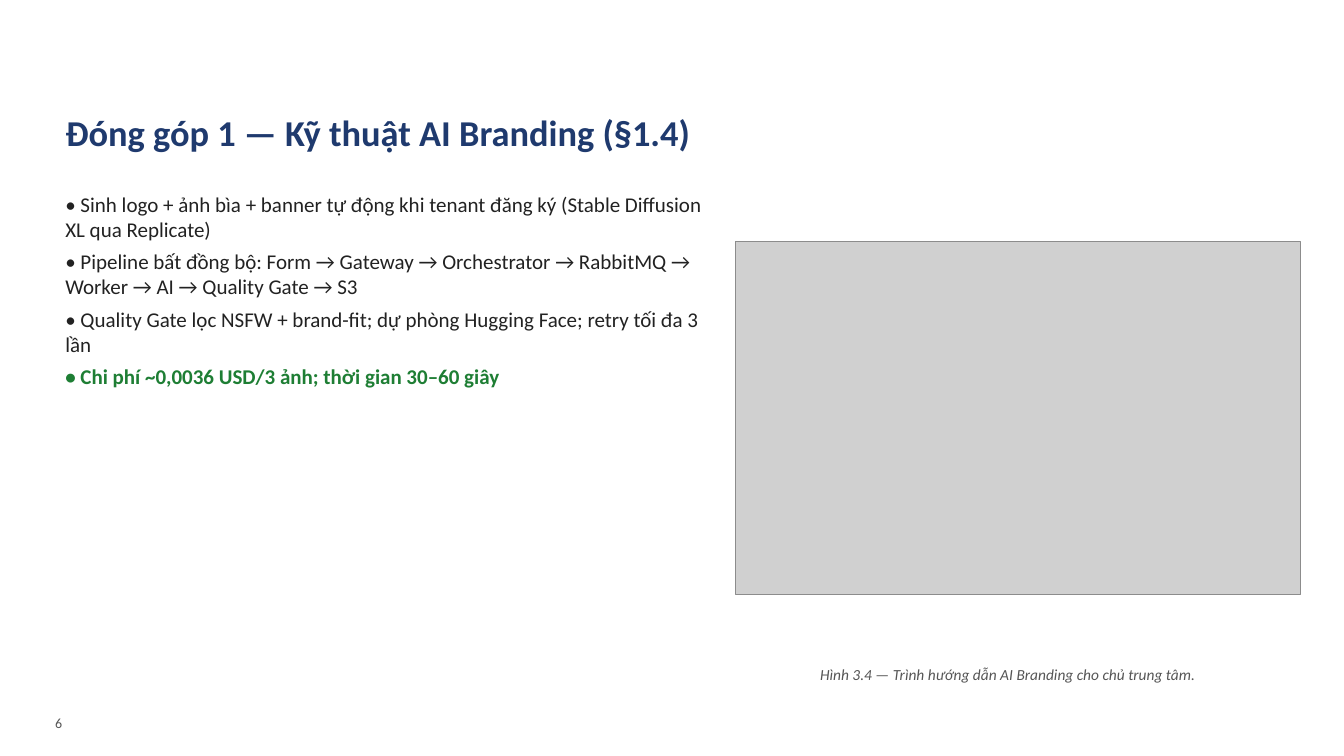
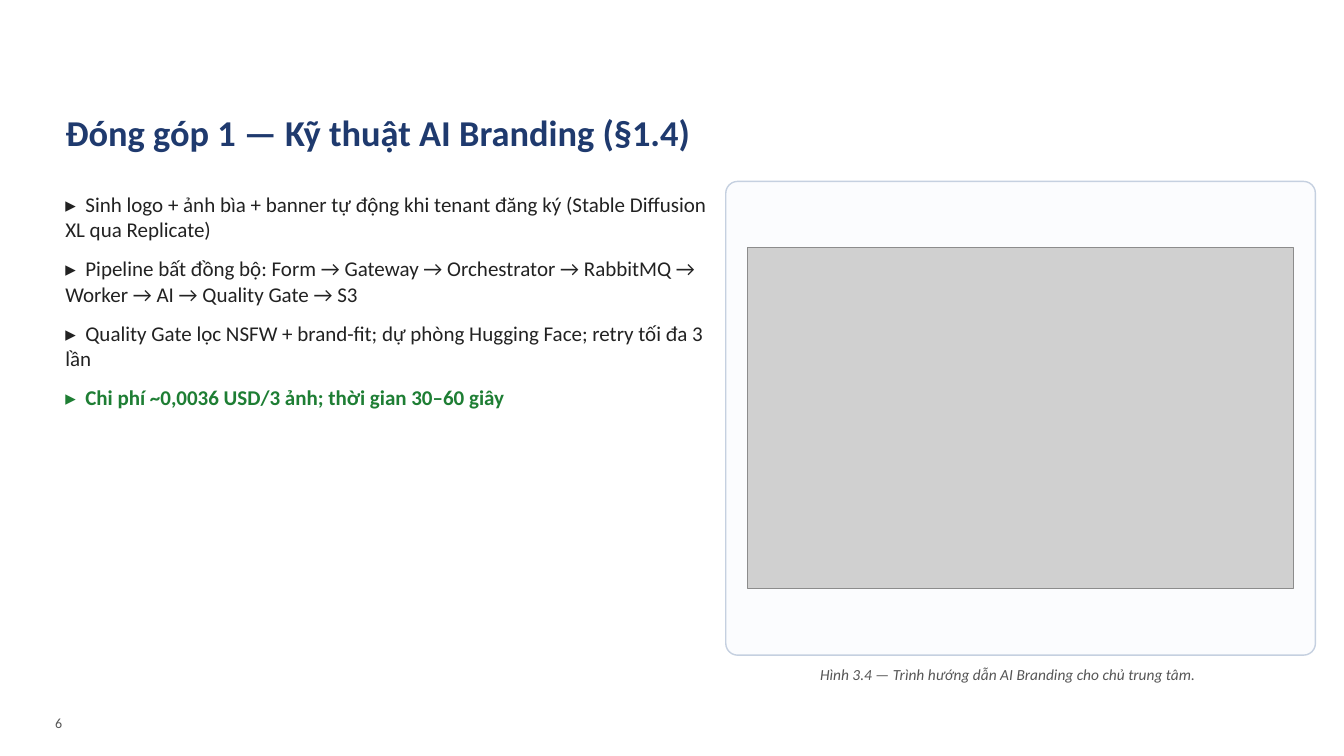
Before and after one commit to VictorAurelius/2026-Kite-Class-Platform, a slide deck: slide 6 of documents/08-thesis/defense/KiteHub-baove-khoaluan-20slide.pptx. Drawn at 1344x756 pixels with LibreOffice and Linux fonts; fonts in the diff are those of the drawing; grey boxes stand for pictures; background and template pictures are left out. Boxes give left, top, right and bottom in pixels: in the first picture for what was removed or moved away, otherwise in the second. Text is boxed around its words. In the diff, an @@ line names an element or a change of style, - is before the commit and + after.

```diff
--- a/documents/08-thesis/defense/KiteHub-baove-khoaluan-20slide.pptx
+++ b/documents/08-thesis/defense/KiteHub-baove-khoaluan-20slide.pptx
@@ text at (65, 197, 706, 409): text changed @@
-• Sinh logo + ảnh bìa + banner tự động khi tenant đăng ký (Stable Diffusion XL qua Replicate)
-• Pipeline bất đồng bộ: Form → Gateway → Orchestrator → RabbitMQ → Worker → AI → Quality Gate → S3
-• Quality Gate lọc NSFW + brand-fit; dự phòng Hugging Face; retry tối đa 3 lần
-• Chi phí ~0,0036 USD/3 ảnh; thời gian 30–60 giây
+▸ Sinh logo + ảnh bìa + banner tự động khi tenant đăng ký (Stable Diffusion XL qua Replicate)
+▸ Pipeline bất đồng bộ: Form → Gateway → Orchestrator → RabbitMQ → Worker → AI → Quality Gate → S3
+▸ Quality Gate lọc NSFW + brand-fit; dự phòng Hugging Face; retry tối đa 3 lần
+▸ Chi phí ~0,0036 USD/3 ảnh; thời gian 30–60 giây
@@ rounded rectangle added at (726, 181, 1316, 655), fill #FBFCFE, outline #C5D0E0 1 pt @@
@@ picture: place and size @@
-picture at (736, 242, 1301, 595)
+picture at (748, 248, 1294, 589)
```
Also in this commit, not shown: 15 other slides changed, 1 other file.
